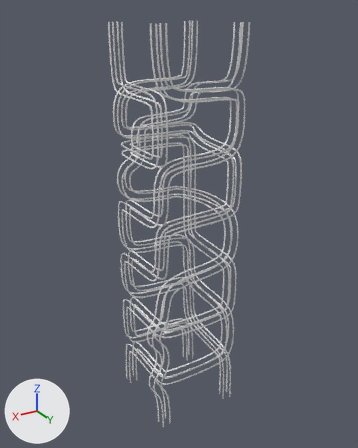
A saved change to the Blender file Assets/Models/level_3_tracks.blend.
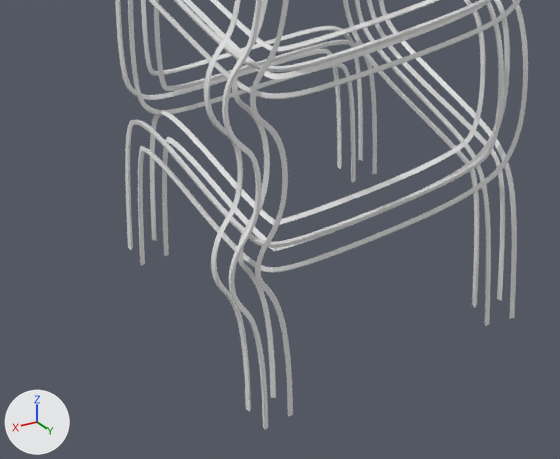
Old and new are each drawn whole from a 50 mm lens placed at (41.5, 69.9, 1.5), pointed at (-0.4, 0.0, -33.4) and again close up on the part from 26% to 68% of the width and 70% to 97% of the height. The lights are fixed; the arrows at lower left show +X, +Y and +Z.

Objects in the first close-up: 'Track_A', 'Track_B', 'Track_C', 'Track_D'.
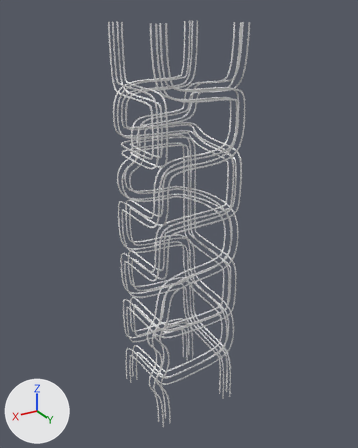
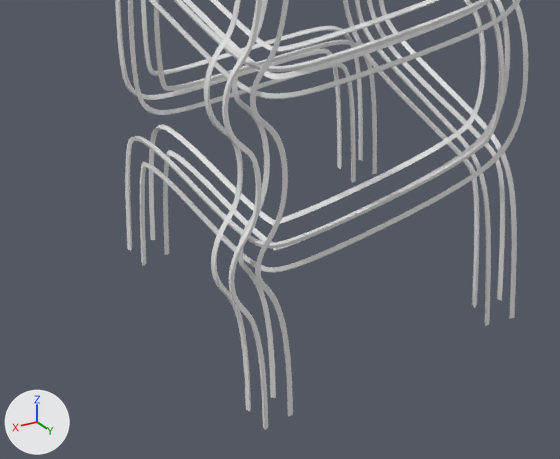
Commit message: Fixed flat track segment in lev 3.

Patch to the scene script:
```diff
--- a/Assets/Models/level_3_tracks.blend.py
+++ b/Assets/Models/level_3_tracks.blend.py
@@ cu_nurbspath_001 @@
 _sp = cu_nurbspath_001.splines.new('NURBS'); _sp.points.add(27)
-_sp.points.foreach_set('co', [-2.0, 0.0, 0.0, 1.0, 6.0, 0.0, 0.0, 1.0, 8.0, 0.0, -3.0, 1.0, 8.0, 0.0, -13.0, 1.0, 9.0, 0.0, -14.0, 1.0, 16.0, 0.0, -14.0, 1.0, 18.0, 0.0, -11.0, 1.0, 18.0, 0.0, -2.0, 1.0, 20.0, 0.0, 0.0, 1.0, 26.0, 0.0, 0.0, 1.0, 28.0, -2.0, 0.0, 1.0, 28.0, -13.0, 0.0, 1.0, 29.0, -14.0, 0.0, 1.0, 36.0, -14.0, 0.0, 1.0, 38.0, -14.0, -2.0, 1.0, 38.0, -14.0, -12.0, 1.0, 40.0, -14.0, -14.0, 1.0, 46.0, -14.0, -14.0, 1.0, 48.0, -12.0, -14.0, 1.0, 48.0, -2.0, -14.0, 1.0, 50.0, 0.0, -14.0, 1.0, 56.0, 0.0, -14.0, 1.0, 58.0, 0.0, -12.0, 1.0, 58.0, 0.0, -1.0, 1.0, 58.0, -1.0, 0.0, 1.0, 58.0, -12.0, 0.0, 1.0, 60.0, -14.0, 0.0, 1.0, 68.0, -14.0, 0.0, 1.0])
+_sp.points.foreach_set('co', [-2.0, 0.0, 0.0, 1.0, 6.0, 0.0, 0.0, 1.0, 8.0, 0.0, -3.0, 1.0, 8.0, 0.0, -13.0, 1.0, 9.0, 0.0, -14.0, 1.0, 16.0, 0.0, -14.0, 1.0, 18.0, 0.0, -11.0, 1.0, 18.0, 0.0, -2.0, 1.0, 20.0, 0.0, 0.0, 1.0, 26.0, 0.0, 0.0, 1.0, 28.0, -2.0, 0.0, 1.0, 28.0, -13.0, 0.0, 1.0, 29.0, -14.0, 0.0, 1.0, 36.0, -14.0, 0.0, 1.0, 38.0, -14.0, -2.0, 1.0, 38.0, -14.0, -12.0, 1.0, 40.0, -14.0, -14.0, 1.0, 46.0, -14.0, -14.0, 1.0, 48.0, -12.0, -14.0, 1.0, 48.0, -2.0, -14.0, 1.0, 50.0, 0.0, -14.0, 1.0, 55.0, 0.0, -14.0, 1.0, 57.0, 0.0, -12.0, 1.0, 58.0, 0.0, -1.0, 1.0, 58.0, -1.0, 0.0, 1.0, 59.0, -12.0, 0.0, 1.0, 61.0, -14.0, 0.0, 1.0, 68.0, -14.0, 0.0, 1.0])
 _sp.order_u = 3
```

Location of each change, (x1, y1, x2, y2) in pixels of the close-ups (560 x 459 px):
'Track_B', reshaped
    both: (125, 0, 528, 273)
